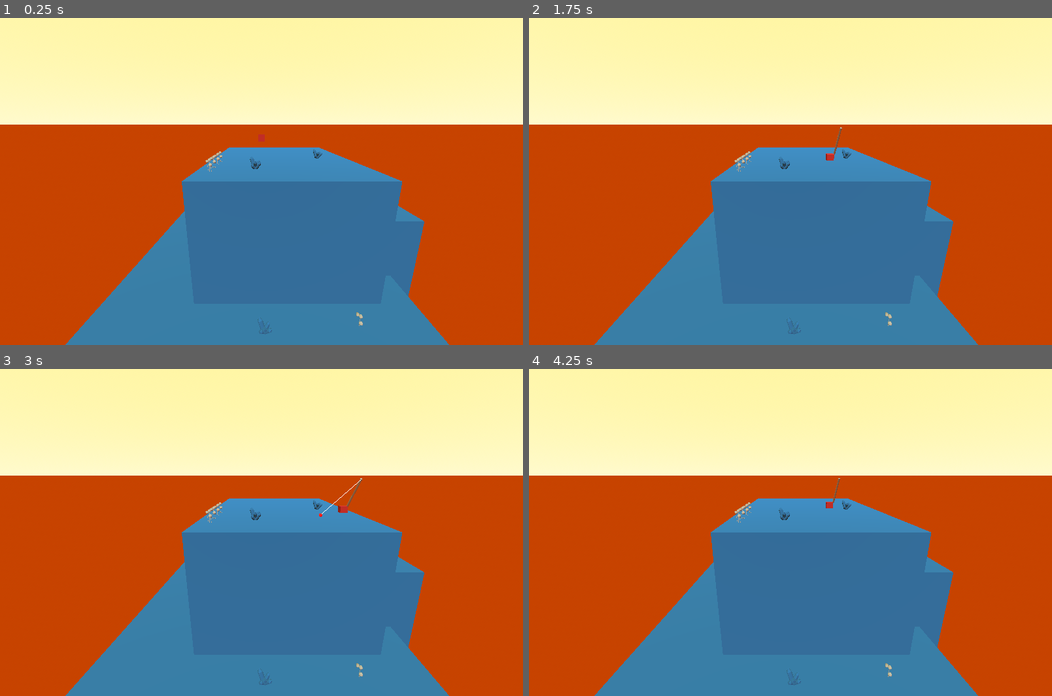
Above: before the commit, frames 1-4 (two rows, left to right).
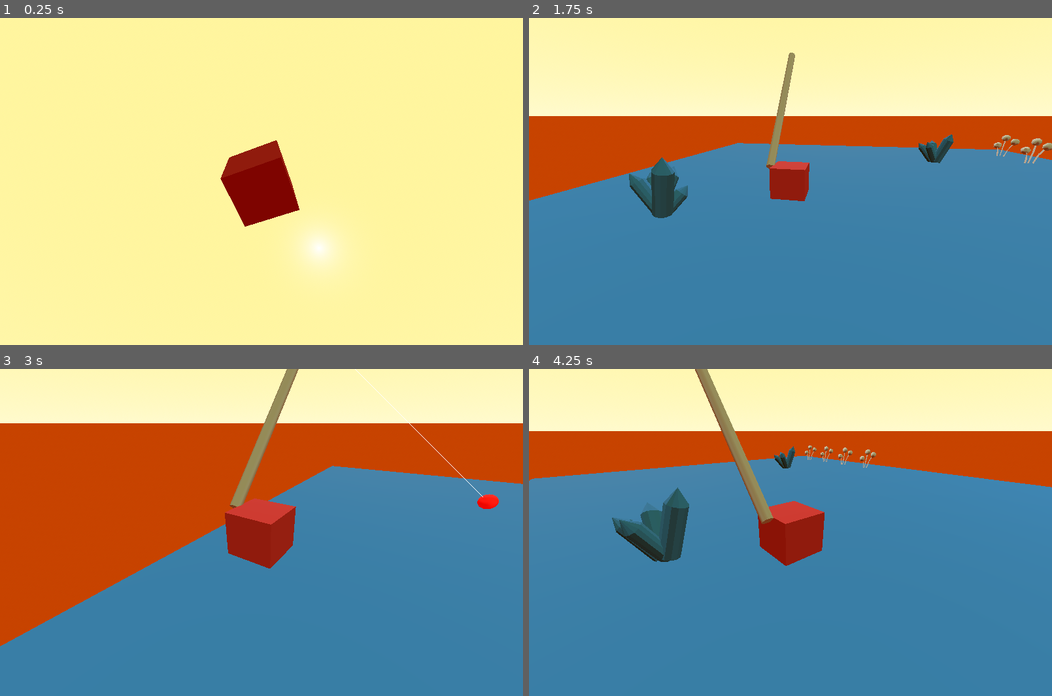
Above: after the commit, the same moments.

Repository: albusdemens/mangrove
Game: Godot game, scene res://scene_2_gameplay.tscn
Same seed, same stepped clock (60 frames per second), same inputs: the game is played once before the commit and once after it.
Inputs (mouse positions are in pixels of both pictures, inside the frame that each line leads up to):
- Up to frame 1 (0.25 s): no input
- Up to frame 2 (1.75 s): tap Enter (ui_accept) at 0.5, 0.77, 1.52 s; move the mouse to (905, 165) at 0.52 s; hold D (move_right) 0.53-1.28 s; right-click (905, 165) at 0.6 s; click (905, 165) at 0.67 s; move the mouse to (685, 197) at 1.27 s; hold S (move_backward) from 1.28 s (still down); click (685, 197) at 1.35 s
- Up to frame 3 (3 s): move the mouse to (313, 460) at 2.02 s; release S (move_backward) at 2.03 s; hold D (move_right) 2.03-2.78 s; right-click (313, 460) at 2.1 s; move the mouse to (235, 597) at 2.77 s; hold W (move_forward) from 2.78 s (still down); click (235, 597) at 2.85 s
- Up to frame 4 (4.25 s): tap Enter (ui_accept) at 3.02, 3.77 s; move the mouse to (947, 581) at 3.52 s; release W (move_forward) at 3.53 s; hold A (move_left) from 3.53 s (still down); right-click (947, 581) at 3.6 s

The runs differ from the first frame. In frame 1, 80% of the frame differs, in the area x 0-100%, y 16-100%; in frame 2, 32%; in frame 3, 44%; in frame 4, 54%.

Commit message:
<feat>:: added 3rd person camera

Diff:
--- a/scenes/scene2/scene_2_gameplay.tscn
+++ b/scenes/scene2/scene_2_gameplay.tscn
@@ -1,10 +1,11 @@
-[gd_scene load_steps=34 format=3 uid="uid://cosyiat2w302h"]
+[gd_scene load_steps=35 format=3 uid="uid://cosyiat2w302h"]
 
 [ext_resource type="Script" uid="uid://boq7b5130sg38" path="res://scripts/scene_2_gameplay.gd" id="1_7mgta"]
 [ext_resource type="ArrayMesh" uid="uid://dluby4n3osq6s" path="res://assets/crystal.obj" id="1_jehat"]
 [ext_resource type="Script" uid="uid://nhmdn12qv0v8" path="res://scripts/player_1.gd" id="2_d1q0w"]
 [ext_resource type="ArrayMesh" uid="uid://lv2us2otgur2" path="res://assets/dandelions.obj" id="2_irm7l"]
 [ext_resource type="Script" uid="uid://cktypxn05l6fx" path="res://scripts/CollectibleResource.gd" id="4_5ktjh"]
+[ext_resource type="Script" uid="uid://rh7mly6k0kh2" path="res://scripts/player_1_cam.gd" id="6_pksu1"]
 
 [sub_resource type="ProceduralSkyMaterial" id="ProceduralSkyMaterial_wrdne"]
 sky_top_color = Color(1, 0.960784, 0.619608, 1)
@@ -93,7 +94,6 @@
 
 [node name="Camera3D" type="Camera3D" parent="."]
 transform = Transform3D(1, 0, 0, 0, 0.965926, 0.258819, 0, -0.258819, 0.965926, 0, 1.99827, 3.36405)
-current = true
 
 [node name="CSGBox3D" type="CSGBox3D" parent="."]
 transform = Transform3D(4, 0, 0, 0, 1, 0, 0, 0, 5, -0.0366786, -0.355517, 0)
@@ -212,7 +212,7 @@
 shape = SubResource("CylinderShape3D_pksu1")
 
 [node name="Dandelions" type="MeshInstance3D" parent="."]
-transform = Transform3D(0.75, 0, 0, 0, 0.75, 0, 0, 0, 0.75, -0.537, 1.599, 0.8)
+transform = Transform3D(0.75, 0, 0, 0, 0.75, 0, 0, 0, 0.75, -0.537, 1.56, 0.8)
 mesh = ExtResource("2_irm7l")
 script = ExtResource("4_5ktjh")
 
@@ -223,7 +223,7 @@
 shape = SubResource("CapsuleShape3D_5ktjh")
 
 [node name="Dandelions2" type="MeshInstance3D" parent="."]
-transform = Transform3D(0.75, 0, 0, 0, 0.75, 0, 0, 0, 0.75, -0.539, 1.599, 1)
+transform = Transform3D(0.75, 0, 0, 0, 0.75, 0, 0, 0, 0.75, -0.539, 1.56, 1)
 mesh = ExtResource("2_irm7l")
 script = ExtResource("4_5ktjh")
 
@@ -234,7 +234,7 @@
 shape = SubResource("CapsuleShape3D_7mgta")
 
 [node name="Dandelions3" type="MeshInstance3D" parent="."]
-transform = Transform3D(0.75, 0, 0, 0, 0.75, 0, 0, 0, 0.75, -0.539, 1.599, 1.2)
+transform = Transform3D(0.75, 0, 0, 0, 0.75, 0, 0, 0, 0.75, -0.539, 1.56, 1.2)
 mesh = ExtResource("2_irm7l")
 script = ExtResource("4_5ktjh")
 
@@ -245,7 +245,7 @@
 shape = SubResource("CapsuleShape3D_pksu1")
 
 [node name="Dandelions4" type="MeshInstance3D" parent="."]
-transform = Transform3D(0.75, 0, 0, 0, 0.75, 0, 0, 0, 0.75, -0.539, 1.599, 0.6)
+transform = Transform3D(0.75, 0, 0, 0, 0.75, 0, 0, 0, 0.75, -0.539, 1.56, 0.6)
 mesh = ExtResource("2_irm7l")
 script = ExtResource("4_5ktjh")
 
@@ -267,3 +267,9 @@
 shape = SubResource("CapsuleShape3D_dp8vw")
 
 [node name="GridMap" type="GridMap" parent="."]
+
+[node name="Player1_cam" type="Camera3D" parent="."]
+transform = Transform3D(-1, 4.37114e-08, -7.57103e-08, 0, 0.866025, 0.5, 8.74228e-08, 0.5, -0.866025, -0.1, 1, 0)
+current = true
+script = ExtResource("6_pksu1")
+target_path = NodePath("../Player1")
--- /dev/null
+++ b/scenes/scene2/scripts/player_1_cam.gd
@@ -0,0 +1,26 @@
+extends Camera3D
+
+@export var target_path: NodePath        # Set this to your player node in the Inspector
+@export var offset = Vector3(0, 0.2, -0.4)    # Camera position behind and above player
+@export var smooth_speed = 2.0           # Lower = smoother but slower camera
+@export var look_ahead = false            # Should camera look ahead of player?
+
+var target: Node3D
+
+func _ready():
+	if target_path:
+		target = get_node(target_path)
+
+func _physics_process(delta):
+	if target:
+		# Calculate desired position (behind player)
+		var target_position = target.global_transform.origin + target.global_transform.basis * offset
+
+		# Smoothly move camera to desired position
+		global_transform.origin = global_transform.origin.lerp(target_position, smooth_speed * delta)
+
+		# Look at player or slightly ahead of player
+		if look_ahead:
+			look_at(target.global_transform.origin + target.global_transform.basis.z * -2.0)
+		else:
+			look_at(target.global_transform.origin)
Not shown, added: scenes/scene2/scripts/player_1_cam.gd.uid
